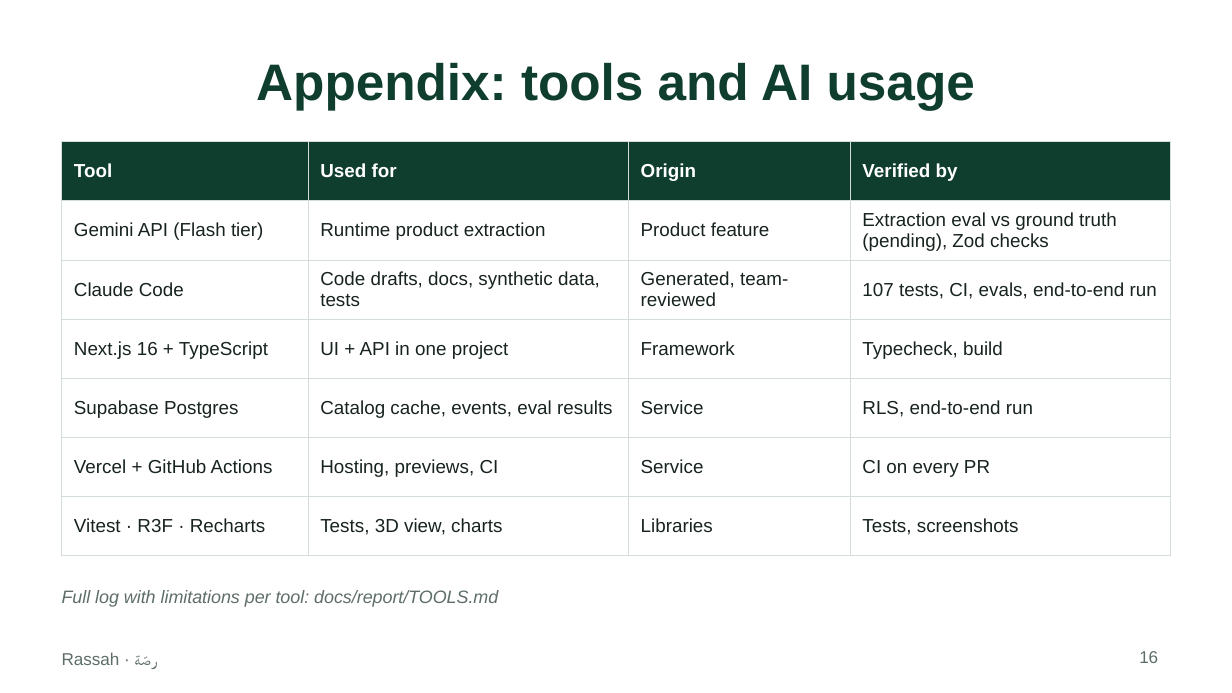
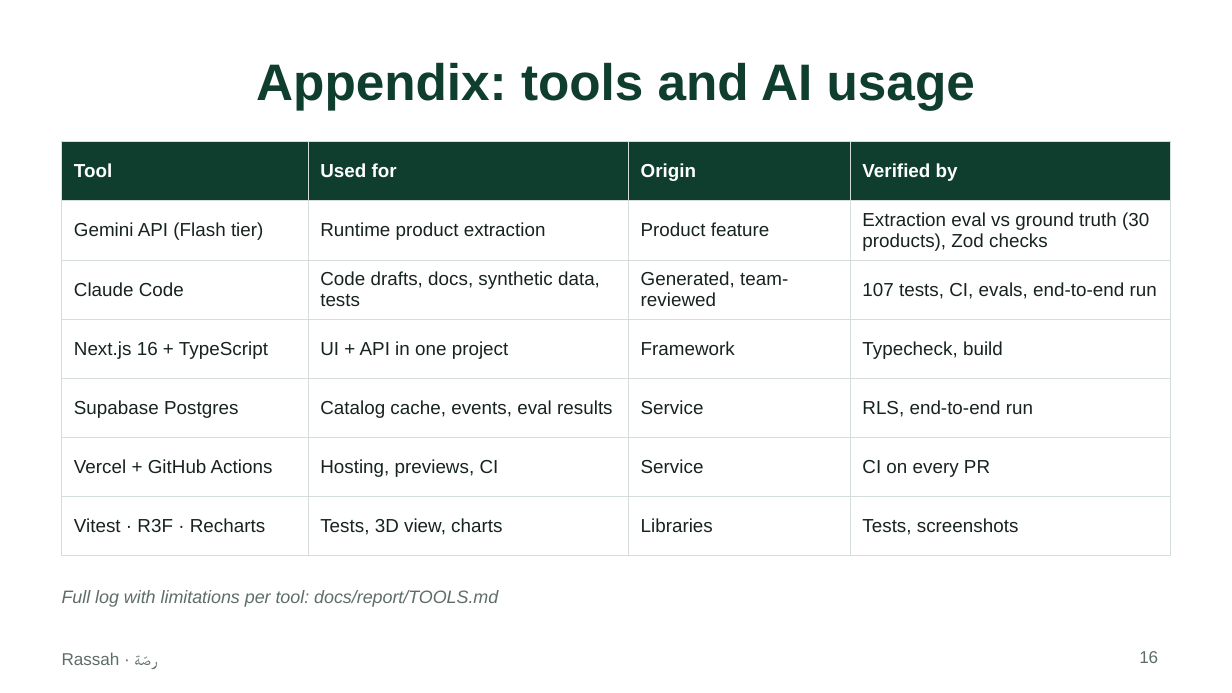
Before and after one commit to justAbdulaziz10/Rassah, a slide deck: slide 16 of docs/report/deck.pptx. Drawn at 1232x693 pixels with LibreOffice and Linux fonts; fonts in the diff are those of the drawing. Boxes give left, top, right and bottom in pixels: in the first picture for what was removed or moved away, otherwise in the second. Text is boxed around its words. In the diff, an @@ line names an element or a change of style, - is before the commit and + after.

```diff
--- a/docs/report/deck.pptx
+++ b/docs/report/deck.pptx
@@ table at bbox=[62, 142, 1170, 539] @@
-row 2, column 4: Extraction eval vs ground truth (pending), Zod checks
+row 2, column 4: Extraction eval vs ground truth (30 products), Zod checks
```
Also in this commit, not shown: 2 other slides changed, 7 other files.
